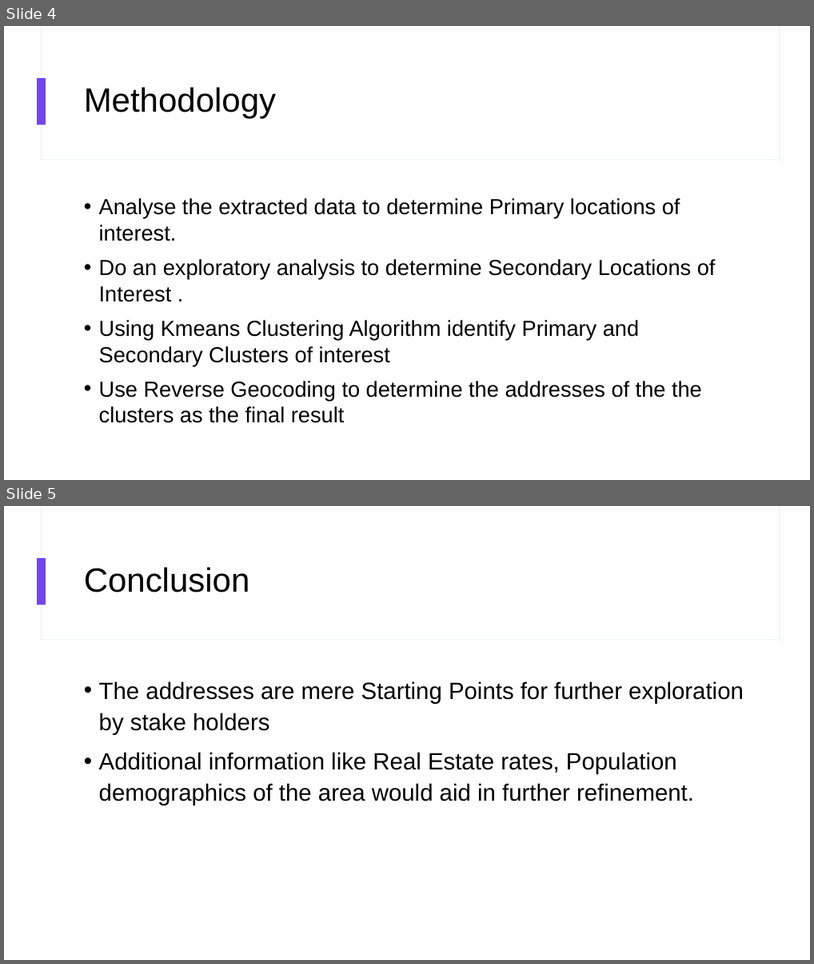
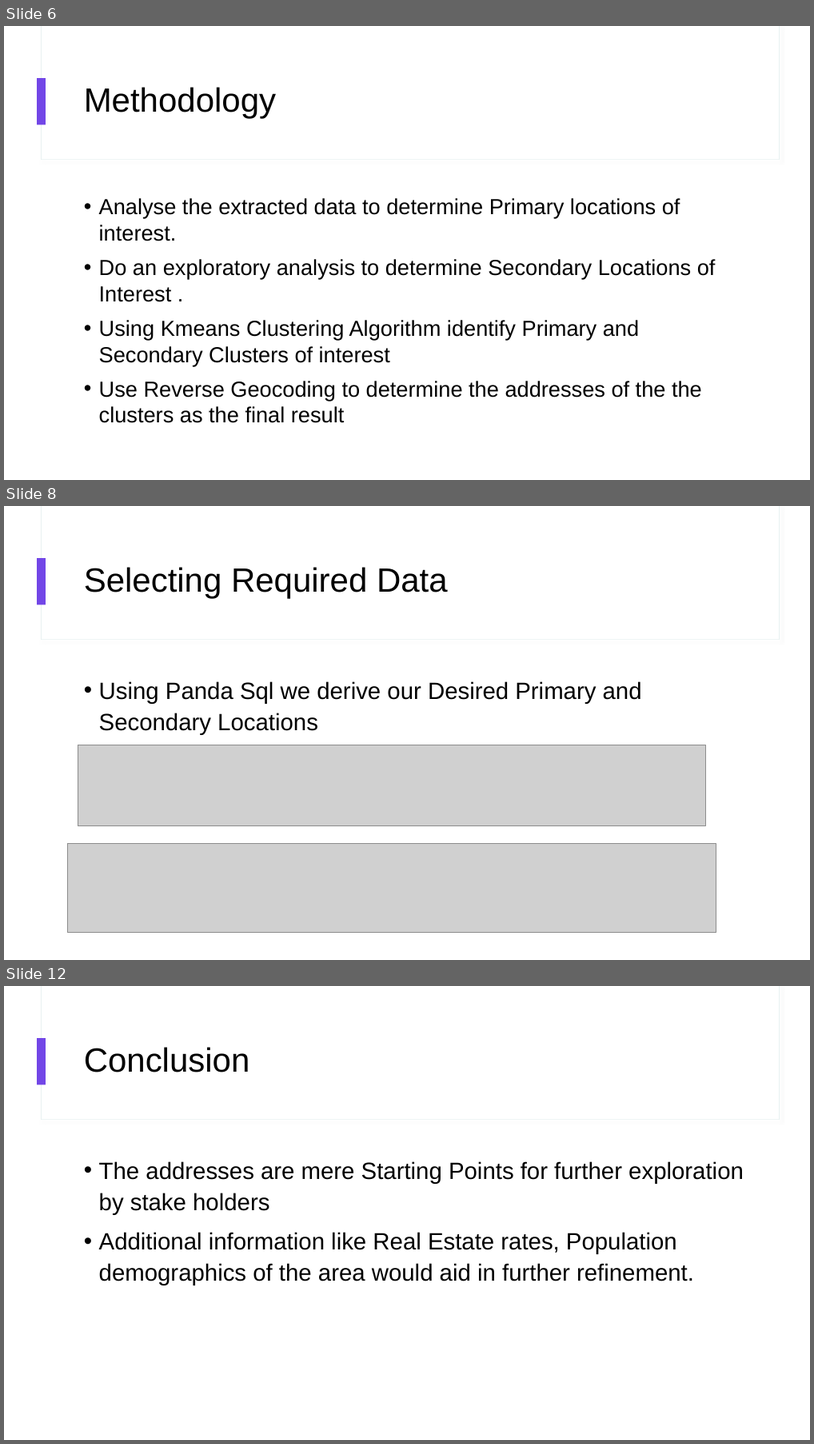
Before and after one commit to SwapneelPM/Coursera_Capstone, a slide deck: Battle of Neighborhoods.pptx. Shown one above the other, each under a label of ours: slides 4 and 5 before the commit, slides 6, 8 and 12 after it; the slides between them are not shown. The pictures are 814x964 and 814x1444 pixels, drawn with LibreOffice and Linux fonts; fonts in the diff are those of the drawing; grey boxes stand for pictures. Boxes give left, top, right and bottom in pixels: in the first picture for what was removed or moved away, otherwise in the second. Text is boxed around its words. In the diff, an @@ line names an element or a change of style, - is before the commit and + after.

```diff
--- a/Battle of Neighborhoods.pptx
+++ b/Battle of Neighborhoods.pptx
@@ slide 8 added at (4, 506, 810, 960), background #FFFFFF; not listed: 3 template elements that a slide beside it also shows @@
@@ title added at (84, 567, 448, 599), 40 pt, text #000000 @@
+Selecting Required Data
@@ text added at (99, 681, 642, 735), 28 pt, text #000000 @@
+• Using Panda Sql we derive our Desired Primary and Secondary Locations
@@ picture added at (78, 744, 706, 825) @@
@@ picture added at (67, 844, 716, 932) @@
@@ what was slide 4 is now slide 6 @@
@@ what was slide 5 is now slide 12 @@
```
Also in this commit, not shown: 6 other slides added, 1 other file.
